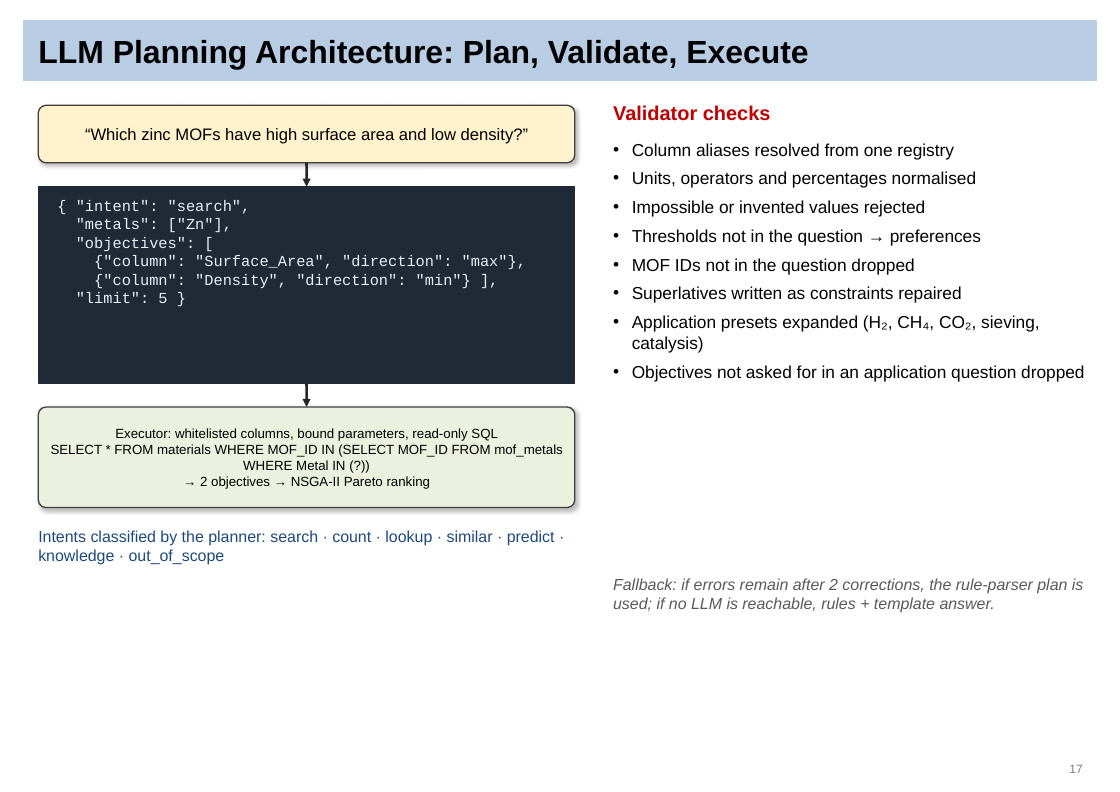
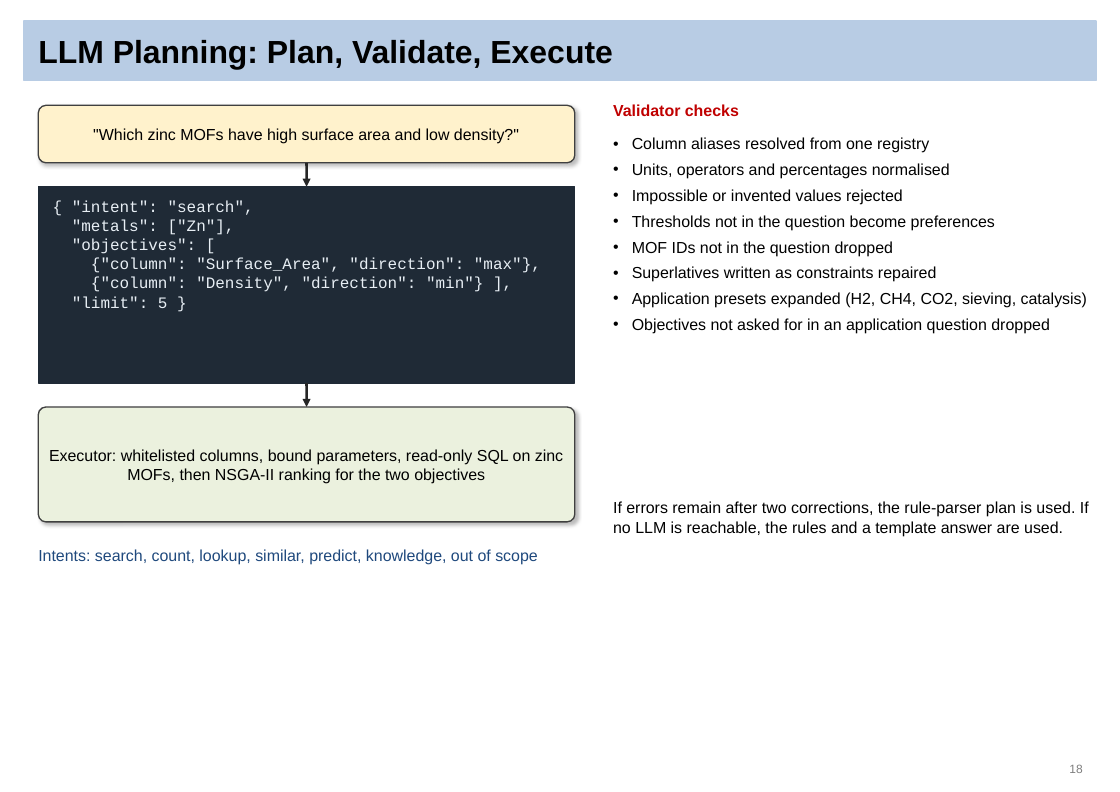
Before and after one commit to Sai-Mohith24/MOFChat-AI-Driven-Material-Recommendation-, a slide deck: slide 18 of reviews/final_review/MOFChat_Final_Review.pptx (slide 17 before the commit). Drawn at 1120x792 pixels with LibreOffice and Linux fonts; fonts in the diff are those of the drawing. Boxes give left, top, right and bottom in pixels: in the first picture for what was removed or moved away, otherwise in the second. Text is boxed around its words. In the diff, an @@ line names an element or a change of style, - is before the commit and + after.

```diff
--- a/reviews/final_review/MOFChat_Final_Review.pptx
+++ b/reviews/final_review/MOFChat_Final_Review.pptx
@@ title at (38, 40, 612, 70): text changed @@
-LLM Planning Architecture: Plan, Validate, Execute
+LLM Planning: Plan, Validate, Execute
@@ text "Validator checks" at (613, 104, 739, 116): size 15 to 12 pt @@
@@ text at (93, 128, 519, 144): text changed; size 12.5 to 12 pt @@
-“Which zinc MOFs have high surface area and low density?”
+"Which zinc MOFs have high surface area and low density?"
@@ text at (632, 137, 1049, 334): size 13 to 12 pt in "Column aliases resolved from one registry", "Units, operators and percentages normalised", "Impossible or invented values rejected", "MOF IDs not in the question dropped" and 2 more places; less space between paragraphs @@
@@ text "{ "intent": "search"," at (72, 200, 541, 308): size 11.5 to 12 pt @@
@@ text at (632, 215, 995, 231): text changed; size 13 to 12 pt @@
-• Thresholds not in the question → preferences
+• Thresholds not in the question become preferences
@@ text at (632, 292, 1087, 308): text changed; size 13 to 12 pt @@
-• Application presets expanded (H₂, CH₄, CO₂, sieving, catalysis)
+• Application presets expanded (H2, CH4, CO2, sieving, catalysis)
@@ rounded rectangle: place and size @@
-rounded rectangle at (38, 407, 575, 508)
+rounded rectangle at (38, 407, 575, 522)
@@ rounded rectangle at (38, 407, 575, 522): proportions changed @@
@@ text at (49, 449, 563, 484): text changed; size 10 to 12 pt @@
-Executor: whitelisted columns, bound parameters, read-only SQL
-SELECT * FROM materials WHERE MOF_ID IN (SELECT MOF_ID FROM mof_metals WHERE Metal IN (?))
-→ 2 objectives → NSGA-II Pareto ranking
+Executor: whitelisted columns, bound parameters, read-only SQL on zinc MOFs, then NSGA-II ranking for the two objectives
@@ text at (613, 501, 1089, 537): text changed; text colour #595959 to #000000; italic off @@
-Fallback: if errors remain after 2 corrections, the rule-parser plan is used; if no LLM is reachable, rules + template answer.
+If errors remain after two corrections, the rule-parser plan is used. If no LLM is reachable, the rules and a template answer are used.
@@ text at (38, 549, 538, 565): text changed @@
-Intents classified by the planner: search · count · lookup · similar · predict · knowledge · out_of_scope
+Intents: search, count, lookup, similar, predict, knowledge, out of scope
@@ page number at (1069, 764, 1082, 773): text changed @@
-17
+18
```
Also in this commit, not shown: 33 other slides changed, 2 slides added, 1 slide removed, 3 other files.
